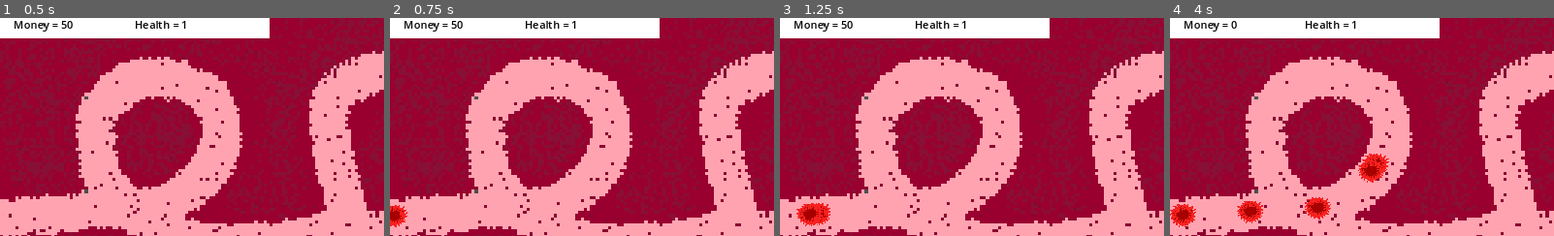
Above: before the commit, frames 1-4 (left to right).
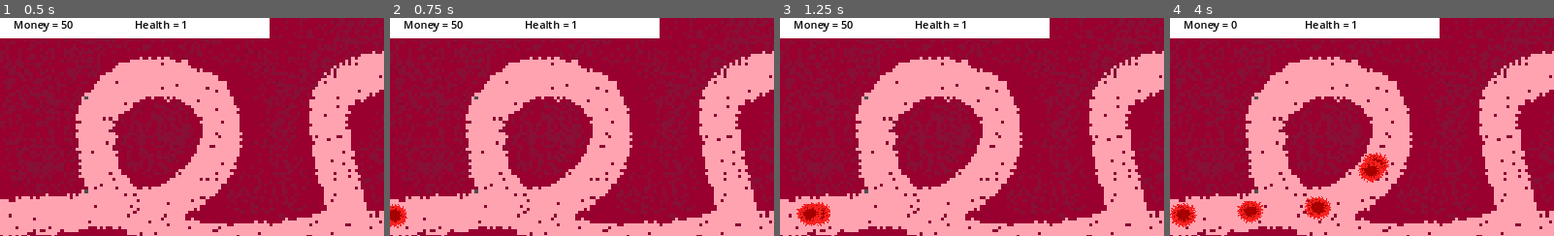
Above: after the commit, the same moments.

Repository: Kryzi/TowerDefense
Game: Godot game, scene res://Scenes/world.tscn
The game is run twice, just before and just after one commit, with the same random seed, the same clock (stepped at 60 frames per second) and the same inputs.
Inputs:
- Up to frame 1 (0.5 s): no input
- Up to frame 2 (0.75 s): click "Next Round" at 0.5 s
- Up to frame 3 (1.25 s): no input
- Up to frame 4 (4 s): click "Next Round" at 1.25 s; click "Basic Tower" at 2 s; click "Basic Tower" at 2.75 s; click "Basic Tower" at 3.5 s
The pictures show only the part of the screen within x 0-50%, y 2-52%; the shares and areas given below are measured in that part.

Frame 1 is identical in both runs. In frame 2, less than 0.1% of the frame differs, in the area x 0-5%, y 85-97%; in frame 3, less than 0.1%; in frame 4, 0.4%, in the area x 0-58%, y 61-96%.

Commit message:
Animation tower

Diff:
--- a/Scenes/tower.tscn
+++ b/Scenes/tower.tscn
@@ -13,19 +13,19 @@
 animations = [{
 "frames": [{
 "duration": 1.0,
-"texture": ExtResource("2_vcdjs")
+"texture": ExtResource("5_cpnm6")
+}, {
+"duration": 1.0,
+"texture": ExtResource("4_c0hk5")
 }, {
 "duration": 1.0,
 "texture": ExtResource("3_5s1ww")
 }, {
 "duration": 1.0,
-"texture": ExtResource("4_c0hk5")
-}, {
-"duration": 1.0,
-"texture": ExtResource("5_cpnm6")
+"texture": ExtResource("2_vcdjs")
 }],
-"loop": true,
-"name": &"default",
+"loop": false,
+"name": &"Shoot",
 "speed": 5.0
 }]
 
@@ -40,6 +40,7 @@
 [node name="AnimatedSprite2D" type="AnimatedSprite2D" parent="."]
 position = Vector2(0, -4)
 sprite_frames = SubResource("SpriteFrames_g6u5s")
+animation = &"Shoot"
 
 [node name="ShootingPoint" type="Marker2D" parent="AnimatedSprite2D"]
 position = Vector2(0, -10)
--- a/Scenes/virus_1.tscn
+++ b/Scenes/virus_1.tscn
@@ -1,36 +1,41 @@
 [gd_scene load_steps=6 format=3 uid="uid://clb85plprtw5g"]
 
 [ext_resource type="Script" path="res://Scripts/Virus1.gd" id="1_5ncgj"]
-[ext_resource type="Texture2D" uid="uid://ds5pl4iohkkcn" path="res://assets/pixil-frame-0.png" id="2_csw64"]
-[ext_resource type="Texture2D" uid="uid://cc2v5etd143jg" path="res://assets/pixil-frame-0 (1).png" id="3_2jxxf"]
+[ext_resource type="Texture2D" uid="uid://cc2v5etd143jg" path="res://assets/pixil-frame-0 (1).png" id="2_sxpnw"]
+[ext_resource type="Texture2D" uid="uid://ds5pl4iohkkcn" path="res://assets/pixil-frame-0.png" id="3_yyt5t"]
 
-[sub_resource type="SpriteFrames" id="SpriteFrames_rh1c2"]
+[sub_resource type="SpriteFrames" id="SpriteFrames_woiae"]
 animations = [{
 "frames": [{
 "duration": 1.0,
-"texture": ExtResource("2_csw64")
+"texture": ExtResource("2_sxpnw")
 }, {
 "duration": 1.0,
-"texture": ExtResource("3_2jxxf")
+"texture": ExtResource("3_yyt5t")
 }],
 "loop": true,
-"name": &"default",
-"speed": 5.0
+"name": &"Idle",
+"speed": 3.0
 }]
 
-[sub_resource type="CircleShape2D" id="CircleShape2D_vjyxm"]
-radius = 22.0227
+[sub_resource type="CircleShape2D" id="CircleShape2D_umots"]
+radius = 34.0147
 
-[node name="Virus1" type="PathFollow2D"]
+[node name="Virus1" type="PathFollow2D" groups=["enemy"]]
 rotates = false
 script = ExtResource("1_5ncgj")
 
 [node name="CharacterBody2D" type="CharacterBody2D" parent="."]
-collision_layer = 3
+collision_layer = 2
+collision_mask = 3
 
 [node name="AnimatedSprite2D" type="AnimatedSprite2D" parent="CharacterBody2D"]
-sprite_frames = SubResource("SpriteFrames_rh1c2")
-frame_progress = 0.764757
+light_mask = 3
+visibility_layer = 3
+sprite_frames = SubResource("SpriteFrames_woiae")
+animation = &"Idle"
+autoplay = "Idle"
+frame_progress = 0.304083
 
 [node name="CollisionShape2D" type="CollisionShape2D" parent="CharacterBody2D"]
-shape = SubResource("CircleShape2D_vjyxm")
+shape = SubResource("CircleShape2D_umots")
--- a/Scripts/Tower1.gd
+++ b/Scripts/Tower1.gd
@@ -13,7 +13,7 @@
 			rotate(PI/2)
 
 func Shoot():
-
+	$AnimatedSprite2D.play("Shoot")
 	var newBULLET = BULLET.instantiate()
 
 	newBULLET.global_position = $AnimatedSprite2D/ShootingPoint.global_position
Not shown: 1 places in Scenes/bullet_1.tscn that only renumber resources
Not shown: 1 places in Scenes/tower.tscn that only renumber resources
Not shown: 1 places in Scenes/world.tscn that only renumber resources
